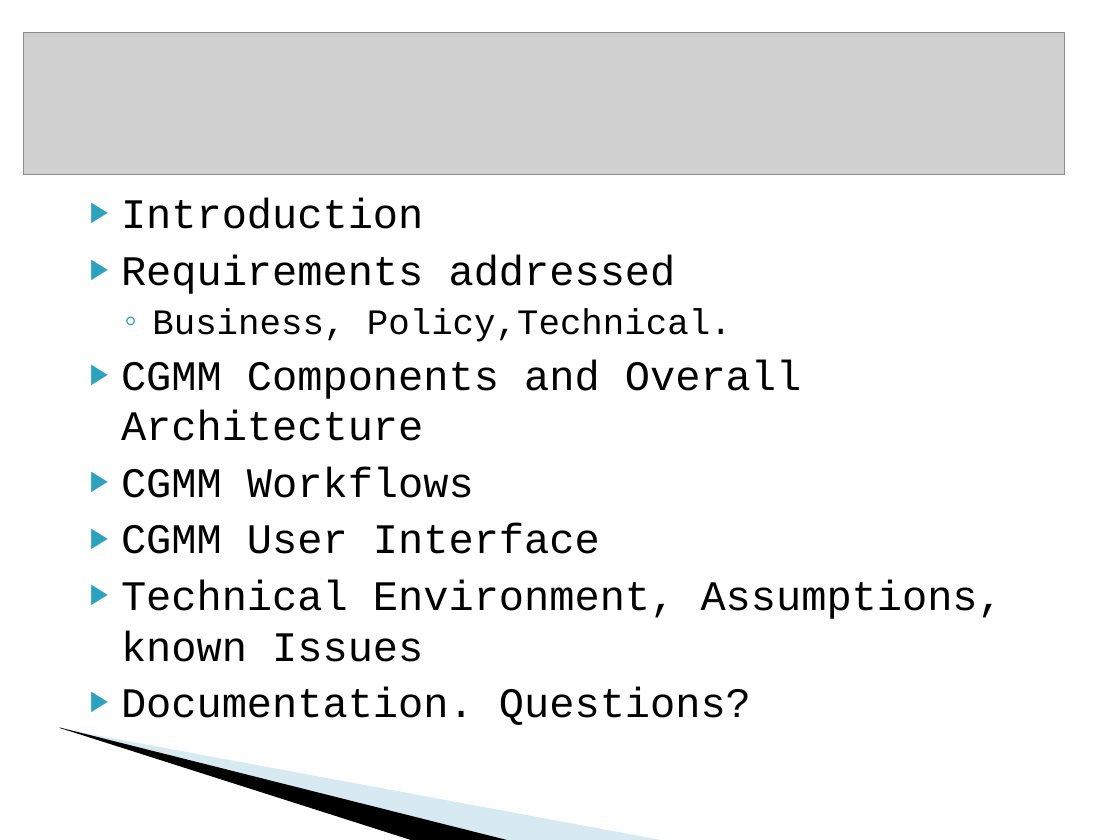
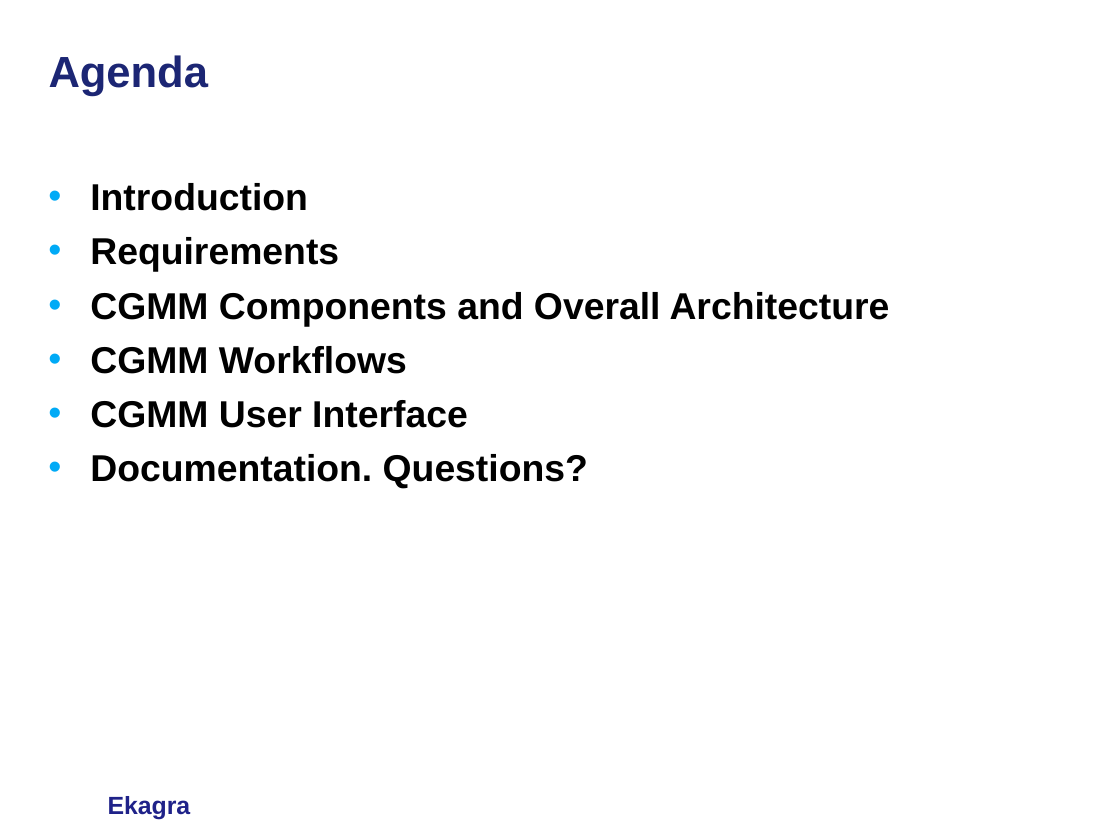
Before and after one commit to CBIIT/common-security-module-docs, a slide deck: slide 2 of CSM v4.1/Development/Design/CSM GAARDS Migration Module Presentation caGrid Users List 10-18-2008.ppt. Drawn at 1120x840 pixels with LibreOffice and Linux fonts; fonts in the diff are those of the drawing; grey boxes stand for pictures; background and template pictures are left out. Boxes give left, top, right and bottom in pixels: in the first picture for what was removed or moved away, otherwise in the second. Text is boxed around its words. In the diff, an @@ line names an element or a change of style, - is before the commit and + after.

```diff
--- a/CSM v4.1/Development/Design/CSM GAARDS Migration Module Presentation caGrid Users List 10-18-2008.ppt
+++ b/CSM v4.1/Development/Design/CSM GAARDS Migration Module Presentation caGrid Users List 10-18-2008.ppt
@@ picture removed at <box>24,32,1064,175</box> @@
@@ title added at <box>49,55,208,96</box>, 28 pt, text #1C2674, bold @@
+Agenda
@@ text "Introduction": place and size @@
-text "Introduction" at <box>121,198,1003,725</box>
+text "Introduction" at <box>90,183,890,489</box>
@@ text at <box>90,183,890,489</box>: size 27 to 24 pt, font Courier New to Arial, bold on in "Introduction", "CGMM Components and Overall Architecture", "CGMM Workflows", "CGMM User Interface" and 1 more places; bullet ▶ to •; more space between paragraphs; bullet colour #2DA2BF to #00AAF6 @@
@@ text at <box>90,237,339,272</box>: text changed; size 23 to 24 pt; font Courier New to Arial; bold on @@
-▶ Requirements addressed
-  ◦ Business, Policy,Technical.
+• Requirements
@@ text at <box>121,580,1003,662</box>: paragraph removed @@
-▶ Technical Environment, Assumptions, known Issues
@@ freeform shape removed at <box>59,727,512,840</box> @@
@@ freeform shape removed at <box>62,728,666,840</box> @@
@@ text added at <box>108,796,191,820</box>, 16 pt, text #1F2289, bold @@
+Ekagra
```
Also in this commit, not shown: 7 other slides changed, 9 slides added, 14 slides removed.
